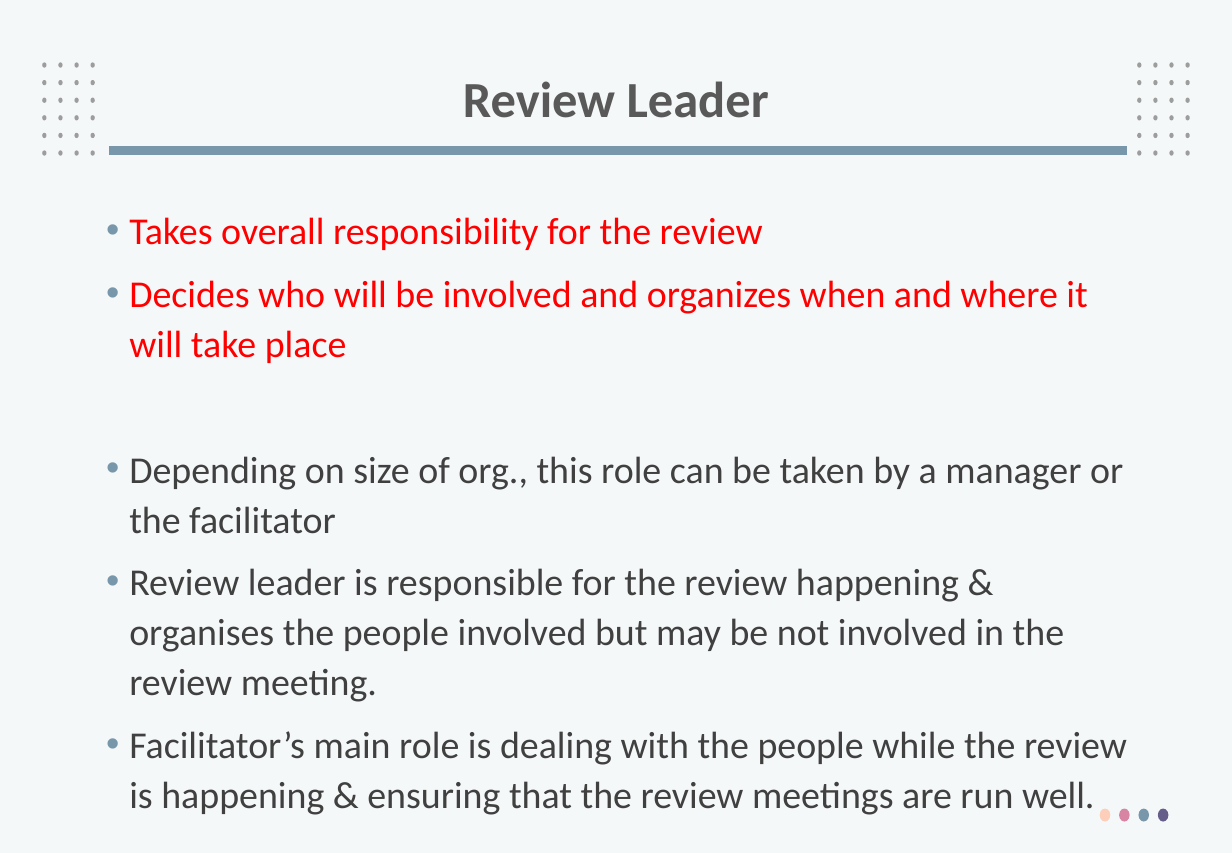
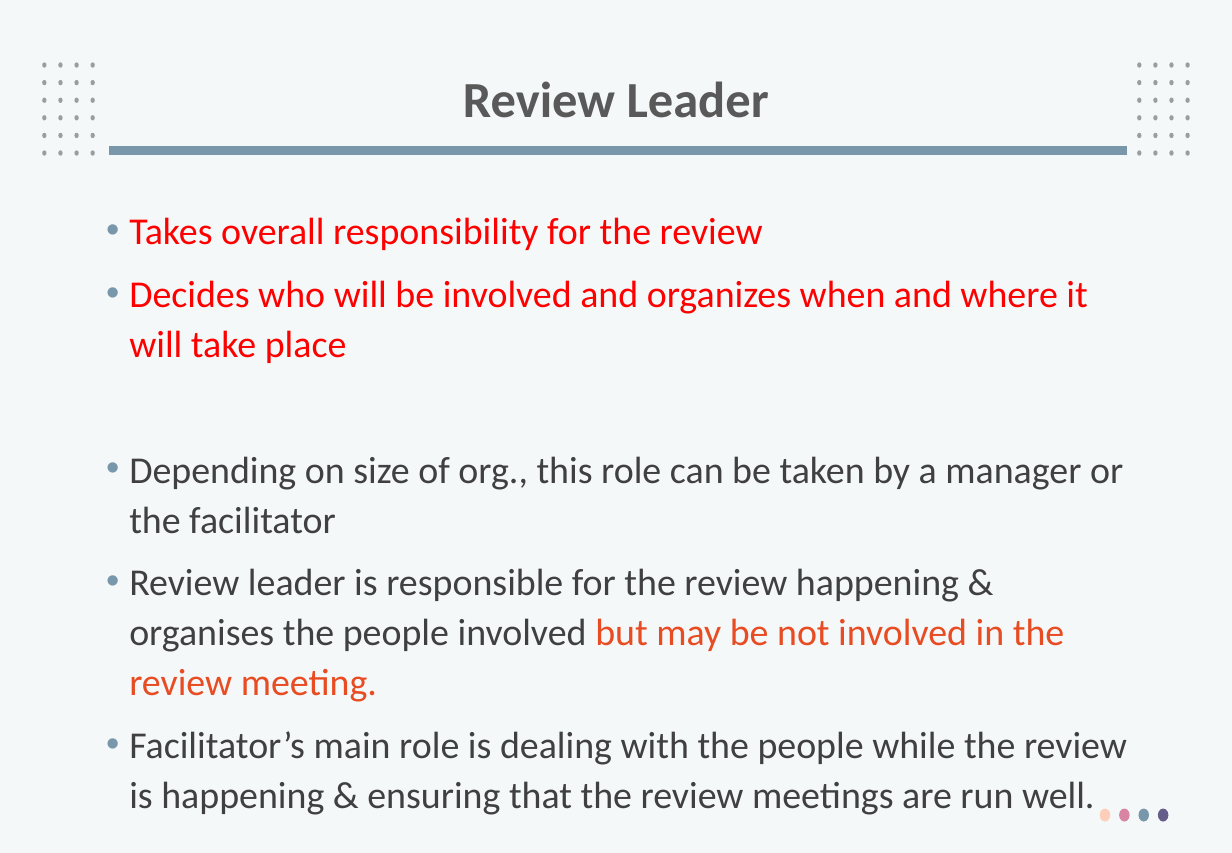
Before and after one commit to PhanManh2003/Specialization, a slide deck: slide 33 of 24_fall/SWT301/Slide 2018/SWT3_tim.pptx. Drawn at 1232x853 pixels with LibreOffice and Linux fonts; fonts in the diff are those of the drawing; background and template pictures are left out. Boxes give left, top, right and bottom in pixels: in the first picture for what was removed or moved away, otherwise in the second. Text is boxed around its words. In the diff, an @@ line names an element or a change of style, - is before the commit and + after.

```diff
--- a/24_fall/SWT301/Slide 2018/SWT3_tim.pptx
+++ b/24_fall/SWT301/Slide 2018/SWT3_tim.pptx
@@ text at <box>129,568,1064,702</box>: text colour #404040 to #E84C22 in "but may be not involved in the ..." @@
```
Also in this commit, not shown: 30 other slides changed, 2 other files.
